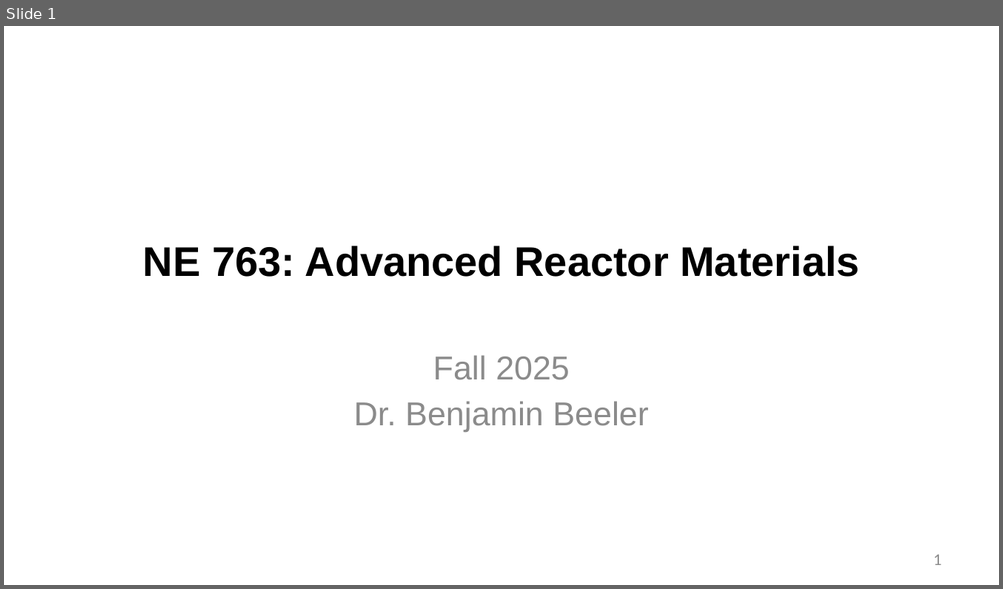
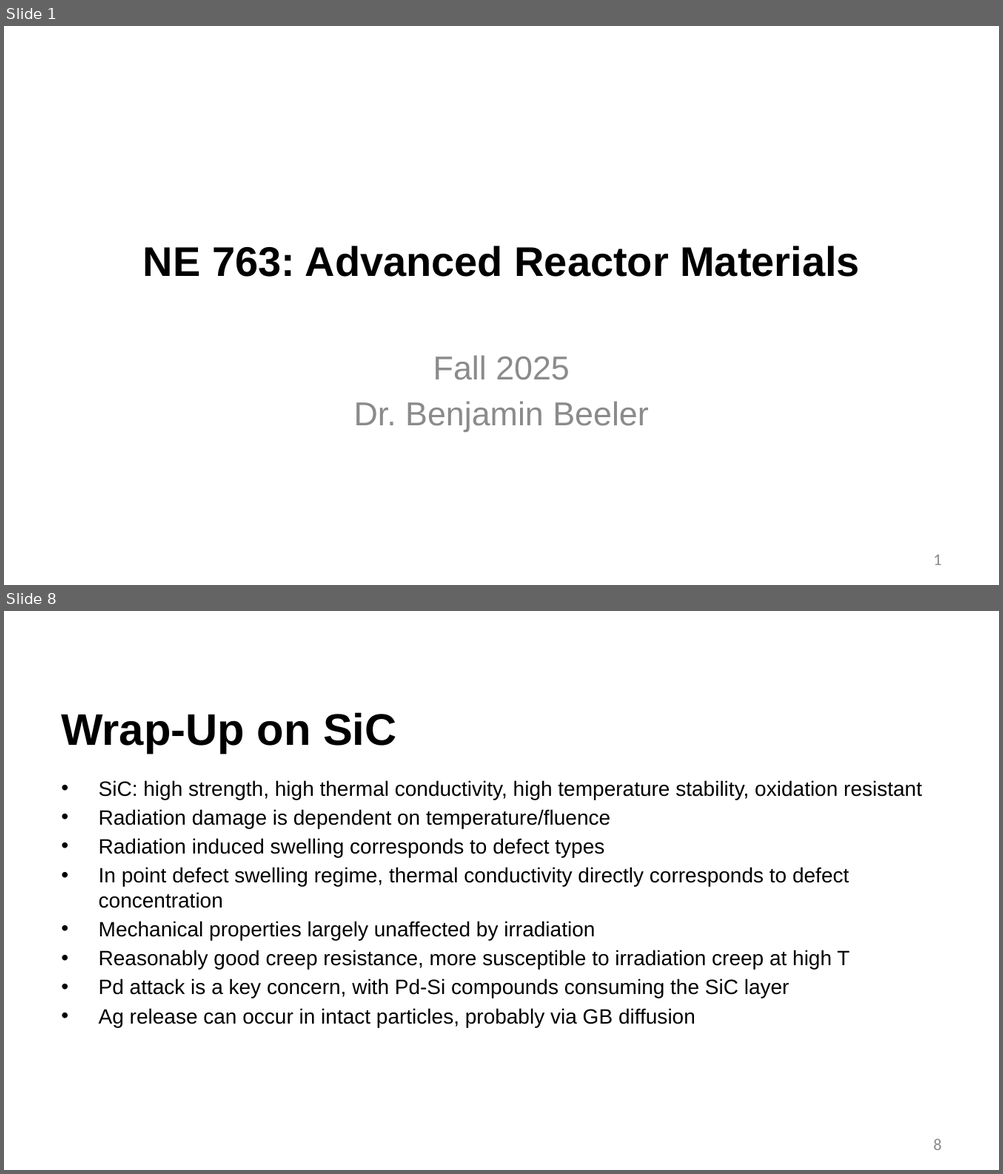
Before and after one commit to benbeeler/TEACHING, a slide deck: Advanced Reactor Materials/Fall2025/Lec5_TRISO.pptx. Shown one above the other, each under a label of ours: slide 1 before the commit, slides 1 and 8 after it; the slides between them are not shown. The pictures are 1003x589 and 1003x1174 pixels, drawn with LibreOffice and Linux fonts; fonts in the diff are those of the drawing; background and template pictures are left out. Boxes give left, top, right and bottom in pixels: in the first picture for what was removed or moved away, otherwise in the second. Text is boxed around its words. In the diff, an @@ line names an element or a change of style, - is before the commit and + after.

```diff
--- a/Advanced Reactor Materials/Fall2025/Lec5_TRISO.pptx
+++ b/Advanced Reactor Materials/Fall2025/Lec5_TRISO.pptx
@@ slide 8 added at (x1=4, y1=611, x2=999, y2=1170), background #FFFFFF @@
@@ title added at (x1=61, y1=712, x2=397, y2=754), 42.7 pt, text #000000, bold @@
+Wrap-Up on SiC
@@ text added at (x1=99, y1=780, x2=922, y2=1028), 20 pt, text #000000 @@
+• SiC: high strength, high thermal conductivity, high temperature stability, oxidation resistant
+• Radiation damage is dependent on temperature/fluence
+• Radiation induced swelling corresponds to defect types
+• In point defect swelling regime, thermal conductivity directly corresponds to defect concentration
+• Mechanical properties largely unaffected by irradiation
+• Reasonably good creep resistance, more susceptible to irradiation creep at high T
+• Pd attack is a key concern, with Pd-Si compounds consuming the SiC layer
+• Ag release can occur in intact particles, probably via GB diffusion
@@ page number added at (x1=933, y1=1139, x2=941, y2=1150), 16 pt, text #8C8C8C @@
+8
```
Also in this commit, not shown: 19 slides changed, 14 other slides added, 18 slides removed, 5 other files.
